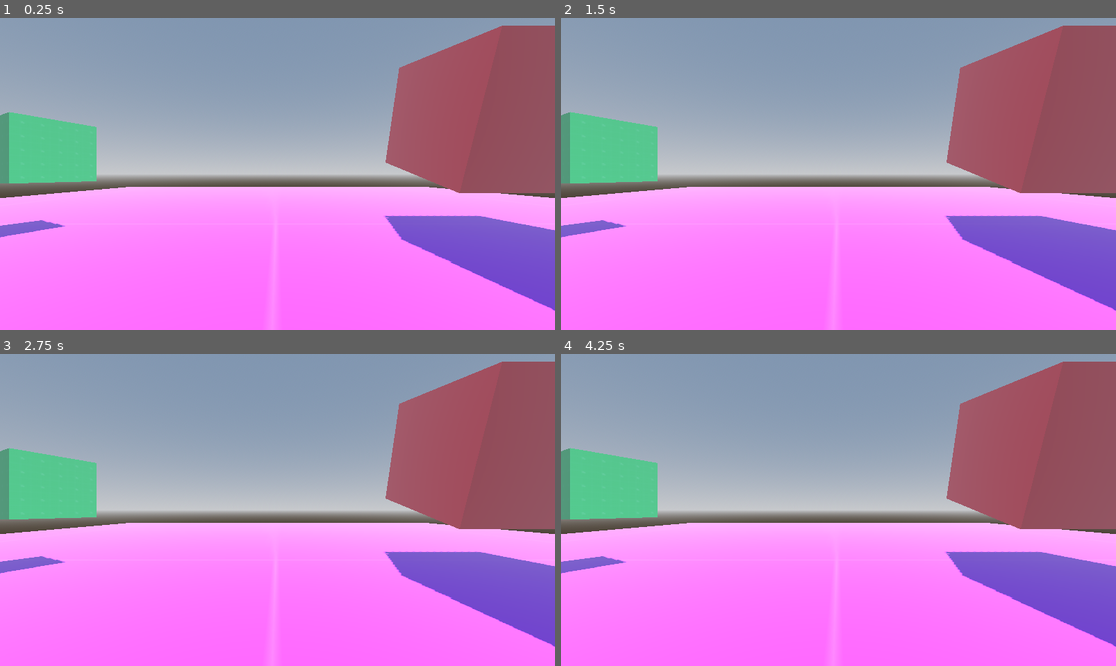
Above: before the commit, frames 1-4 (two rows, left to right).
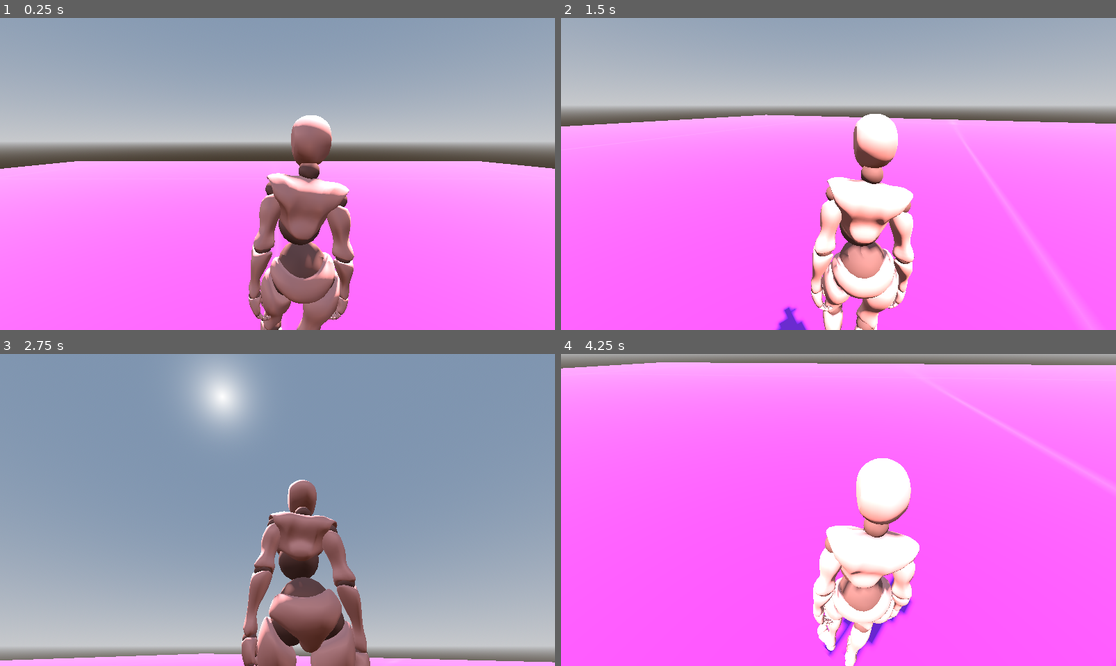
Above: after the commit, the same moments.

Repository: Sudo-Victor-Victory/3rdperson_rogue
Game: Godot game, scene res://Scenes/game_world.tscn
Two runs of this game, one before a commit and one after it. Both use one fixed random seed, a clock stepped at 60 frames per second and the inputs below.
Inputs (mouse positions are in pixels of both pictures, inside the frame that each line leads up to):
- Up to frame 1 (0.25 s): no input
- Up to frame 2 (1.5 s): tap Enter (ui_accept) at 0.5, 0.6, 0.77, 1.07, 1.35 s; move the mouse to (960, 158) at 0.52 s; hold Right (ui_right) 0.53-1.28 s; move the mouse to (727, 189) at 1.27 s; hold Down (ui_down) from 1.28 s (still down)
- Up to frame 3 (2.75 s): tap Enter (ui_accept) at 1.52, 1.82, 2.1 s; move the mouse to (333, 441) at 2.02 s; release Down (ui_down) at 2.03 s; hold Right (ui_right) from 2.03 s (still down)
- Up to frame 4 (4.25 s): move the mouse to (810, 572) at 2.77 s; release Right (ui_right) at 2.78 s; hold Up (ui_up) 2.78-3.53 s; tap Enter (ui_accept) at 2.85, 3.02, 3.32, 3.6, 3.77, 4.07 s; move the mouse to (1005, 556) at 3.52 s; hold Left (ui_left) from 3.53 s (still down)

The runs differ from the first frame. In frame 1, 44% of the frame differs, in the area x 0-100%, y 2-100%; in frame 2, 73%; in frame 3, 78%; in frame 4, 91%, in the area x 0-100%, y 0-100%.

Commit message:
Added a simple 3d camera control system, and replaced blocks with rigid blocks

Diff:
--- a/Scenes/game_world.tscn
+++ b/Scenes/game_world.tscn
@@ -1,9 +1,7 @@
-[gd_scene load_steps=15 format=3 uid="uid://bjtixn0gfto0w"]
+[gd_scene load_steps=12 format=3 uid="uid://bjtixn0gfto0w"]
 
 [ext_resource type="Texture2D" uid="uid://dgfc87vfilfo8" path="res://Assets/textures/grids/Purple/texture_03.png" id="1_smros"]
-[ext_resource type="Texture2D" uid="uid://dko2pc0uq6pwf" path="res://Assets/textures/grids/Green/texture_01.png" id="2_4tat1"]
-[ext_resource type="Texture2D" uid="uid://svp317oq35y5" path="res://Assets/textures/grids/Red/texture_03.png" id="3_dfgtt"]
-[ext_resource type="Texture2D" uid="uid://d2m8qf54p78pp" path="res://Assets/textures/grids/Orange/texture_03.png" id="4_8nthl"]
+[ext_resource type="PackedScene" uid="uid://cqnl34fkw0fno" path="res://Scenes/player.tscn" id="5_swp4n"]
 
 [sub_resource type="ProceduralSkyMaterial" id="ProceduralSkyMaterial_76kw0"]
 sky_horizon_color = Color(0.64625, 0.65575, 0.67075, 1)
@@ -19,29 +17,21 @@
 sdfgi_enabled = true
 fog_enabled = true
 
-[sub_resource type="PhysicsMaterial" id="PhysicsMaterial_x4ori"]
+[sub_resource type="PhysicsMaterial" id="PhysicsMaterial_2ddm8"]
 resource_local_to_scene = true
+
+[sub_resource type="BoxShape3D" id="BoxShape3D_bpyi5"]
+size = Vector3(100, 1, 100)
+
+[sub_resource type="StandardMaterial3D" id="StandardMaterial3D_ieoob"]
+albedo_texture = ExtResource("1_smros")
+
+[sub_resource type="BoxMesh" id="BoxMesh_nsuhc"]
 
 [sub_resource type="BoxShape3D" id="BoxShape3D_u3mhs"]
 resource_local_to_scene = true
-size = Vector3(100, 1, 100)
 
-[sub_resource type="StandardMaterial3D" id="StandardMaterial3D_2gie7"]
-albedo_texture = ExtResource("1_smros")
-
-[sub_resource type="BoxMesh" id="BoxMesh_kix0q"]
-
-[sub_resource type="StandardMaterial3D" id="StandardMaterial3D_lf1ro"]
-albedo_texture = ExtResource("2_4tat1")
-uv1_triplanar = true
-
-[sub_resource type="StandardMaterial3D" id="StandardMaterial3D_gd38y"]
-albedo_texture = ExtResource("3_dfgtt")
-uv1_triplanar = true
-
-[sub_resource type="StandardMaterial3D" id="StandardMaterial3D_d85ed"]
-albedo_texture = ExtResource("4_8nthl")
-uv1_triplanar = true
+[sub_resource type="BoxMesh" id="BoxMesh_xrtet"]
 
 [node name="GameWorld" type="Node3D"]
 
@@ -55,33 +45,26 @@
 [node name="Platform" type="Node3D" parent="."]
 
 [node name="StaticBody3D" type="StaticBody3D" parent="Platform"]
-physics_material_override = SubResource("PhysicsMaterial_x4ori")
+physics_material_override = SubResource("PhysicsMaterial_2ddm8")
 
 [node name="CollisionShape3D" type="CollisionShape3D" parent="Platform/StaticBody3D"]
-shape = SubResource("BoxShape3D_u3mhs")
+shape = SubResource("BoxShape3D_bpyi5")
 
 [node name="MeshInstance3D" type="MeshInstance3D" parent="Platform"]
 transform = Transform3D(100, 0, 0, 0, 1, 0, 0, 0, 100, 0, 0, 0)
-material_override = SubResource("StandardMaterial3D_2gie7")
-mesh = SubResource("BoxMesh_kix0q")
+material_override = SubResource("StandardMaterial3D_ieoob")
+mesh = SubResource("BoxMesh_nsuhc")
 
-[node name="Camera3D" type="Camera3D" parent="."]
-transform = Transform3D(1, 0, 0, 0, 1, 0, 0, 0, 1, 0, 4.85449, 17.5335)
+[node name="Box 4" type="Node3D" parent="."]
+transform = Transform3D(1, 0, 0, 0, 1, 0, 0, 0, 1, 2.3823, 1.37906, 0)
 
-[node name="Box 1" type="CSGBox3D" parent="."]
-transform = Transform3D(0.907777, 0, -0.419452, 0, 1, 0, 0.419452, 0, 0.907777, -19.9881, 6.68723, 0)
-material_override = SubResource("StandardMaterial3D_lf1ro")
-gi_mode = 2
-size = Vector3(5, 5, 5)
+[node name="RigidBody3D" type="RigidBody3D" parent="Box 4"]
 
-[node name="Box 2" type="CSGBox3D" parent="."]
-transform = Transform3D(1, 0, 0, 0, 0.267238, 0.96363, 0, -0.96363, 0.267238, 17.5856, 9.67595, 0)
-material_override = SubResource("StandardMaterial3D_gd38y")
-gi_mode = 2
-size = Vector3(10, 10, 10)
+[node name="CollisionShape3D" type="CollisionShape3D" parent="Box 4/RigidBody3D"]
+shape = SubResource("BoxShape3D_u3mhs")
 
-[node name="Box 3" type="CSGBox3D" parent="."]
-transform = Transform3D(1, 0, 0, 0, 1, 0, 0, 0, 1, -19.9881, 6.68723, 9.62777)
-material_override = SubResource("StandardMaterial3D_d85ed")
-gi_mode = 2
-size = Vector3(2, 2, 2)
+[node name="MeshInstance3D" type="MeshInstance3D" parent="Box 4"]
+mesh = SubResource("BoxMesh_xrtet")
+
+[node name="Player" parent="." instance=ExtResource("5_swp4n")]
+transform = Transform3D(1, 0, 0, 0, 1, 0, 0, 0, 1, 0, 4.0517, 0)
--- a/Scenes/player.tscn
+++ b/Scenes/player.tscn
@@ -1,11 +1,14 @@
-[gd_scene load_steps=3 format=3 uid="uid://cqnl34fkw0fno"]
+[gd_scene load_steps=4 format=3 uid="uid://cqnl34fkw0fno"]
 
 [ext_resource type="PackedScene" uid="uid://bdq6ajic6fjrf" path="res://Assets/models/mixamo_base.glb" id="1_d5lbk"]
+[ext_resource type="Script" path="res://Scripts/player.gd" id="1_nqhyy"]
 
 [sub_resource type="CylinderShape3D" id="CylinderShape3D_mnx35"]
 radius = 0.3
 
 [node name="Player" type="CharacterBody3D"]
+script = ExtResource("1_nqhyy")
+vertical_sensitivity = 0.3
 
 [node name="CollisionShape3D" type="CollisionShape3D" parent="."]
 transform = Transform3D(1, 0, 0, 0, 1, 0, 0, 0, 1, 0, 1, 0)
--- /dev/null
+++ b/Scripts/player.gd
@@ -0,0 +1,41 @@
+extends CharacterBody3D
+
+@onready var camera_mount = $"Camera Mount"
+
+const SPEED = 5.0
+const JUMP_VELOCITY = 4.5
+
+# Get the gravity from the project settings to be synced with RigidBody nodes.
+var gravity = ProjectSettings.get_setting("physics/3d/default_gravity")
+@export var horizontal_sensitivity = 0.5
+@export var vertical_sensitivity   = 0.5
+
+func _ready():
+	Input.mouse_mode = Input.MOUSE_MODE_CAPTURED
+
+
+func _input(event):
+	if event is InputEventMouseMotion:
+		rotate_y(deg_to_rad(-event.relative.x * horizontal_sensitivity))
+		camera_mount.rotate_x(deg_to_rad(-event.relative.y * vertical_sensitivity))
+func _physics_process(delta):
+	# Add the gravity.
+	if not is_on_floor():
+		velocity.y -= gravity * delta
+
+	# Handle jump.
+	if Input.is_action_just_pressed("ui_accept") and is_on_floor():
+		velocity.y = JUMP_VELOCITY
+
+	# Get the input direction and handle the movement/deceleration.
+	# As good practice, you should replace UI actions with custom gameplay actions.
+	var input_dir = Input.get_vector("ui_left", "ui_right", "ui_up", "ui_down")
+	var direction = (transform.basis * Vector3(input_dir.x, 0, input_dir.y)).normalized()
+	if direction:
+		velocity.x = direction.x * SPEED
+		velocity.z = direction.z * SPEED
+	else:
+		velocity.x = move_toward(velocity.x, 0, SPEED)
+		velocity.z = move_toward(velocity.z, 0, SPEED)
+
+	move_and_slide()
